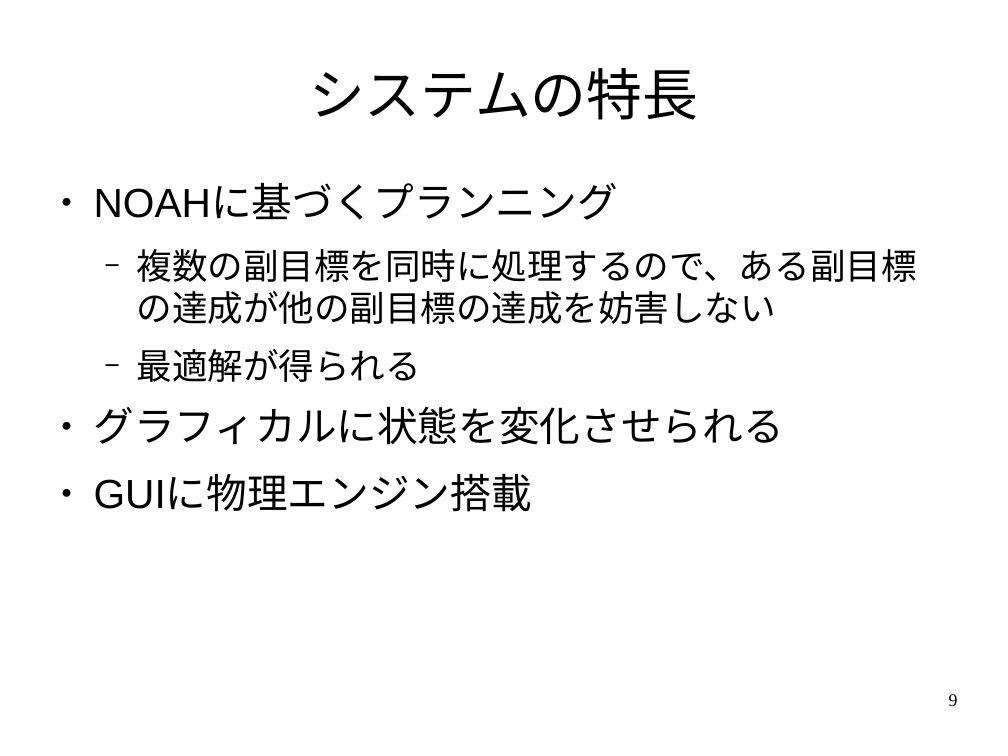
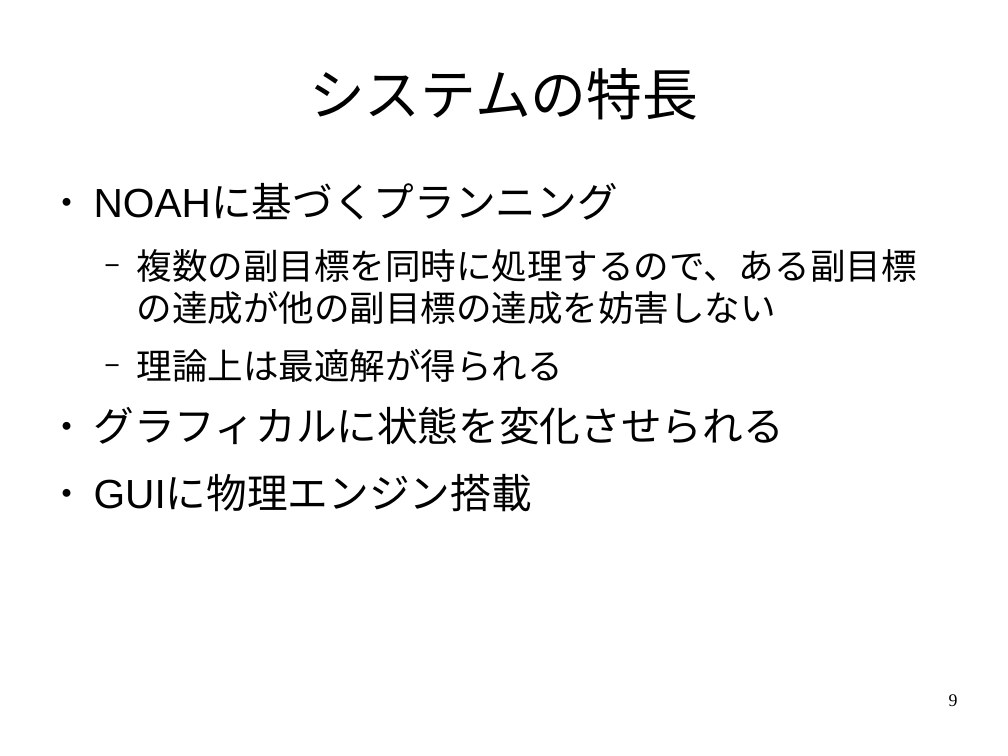
Before and after one commit to ProjectKT/NOAHPlanner, a slide deck: slide 9 of Grep8/発表スライド.odp. Drawn at 1008x756 pixels with LibreOffice and Linux fonts; fonts in the diff are those of the drawing. Boxes give left, top, right and bottom in pixels: in the first picture for what was removed or moved away, otherwise in the second. Text is boxed around its words. In the diff, an @@ line names an element or a change of style, - is before the commit and + after.

```diff
--- a/Grep8/発表スライド.odp
+++ b/Grep8/発表スライド.odp
@@ text at [137, 349, 563, 382]: text changed @@
-  − 最適解が得られる
+  − 理論上は最適解が得られる
```
Also in this commit, not shown: 2 other slides changed, 1 other file.
